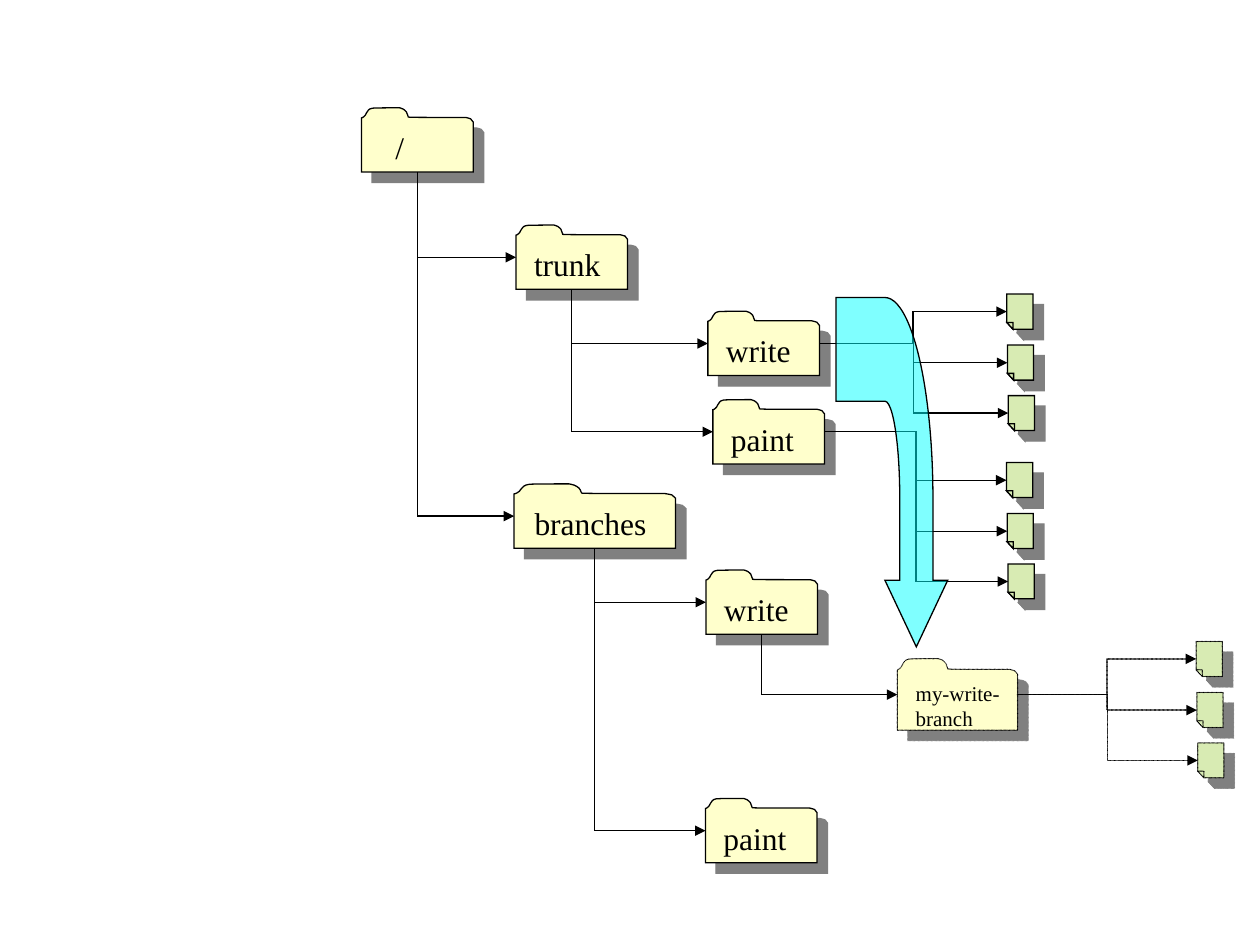
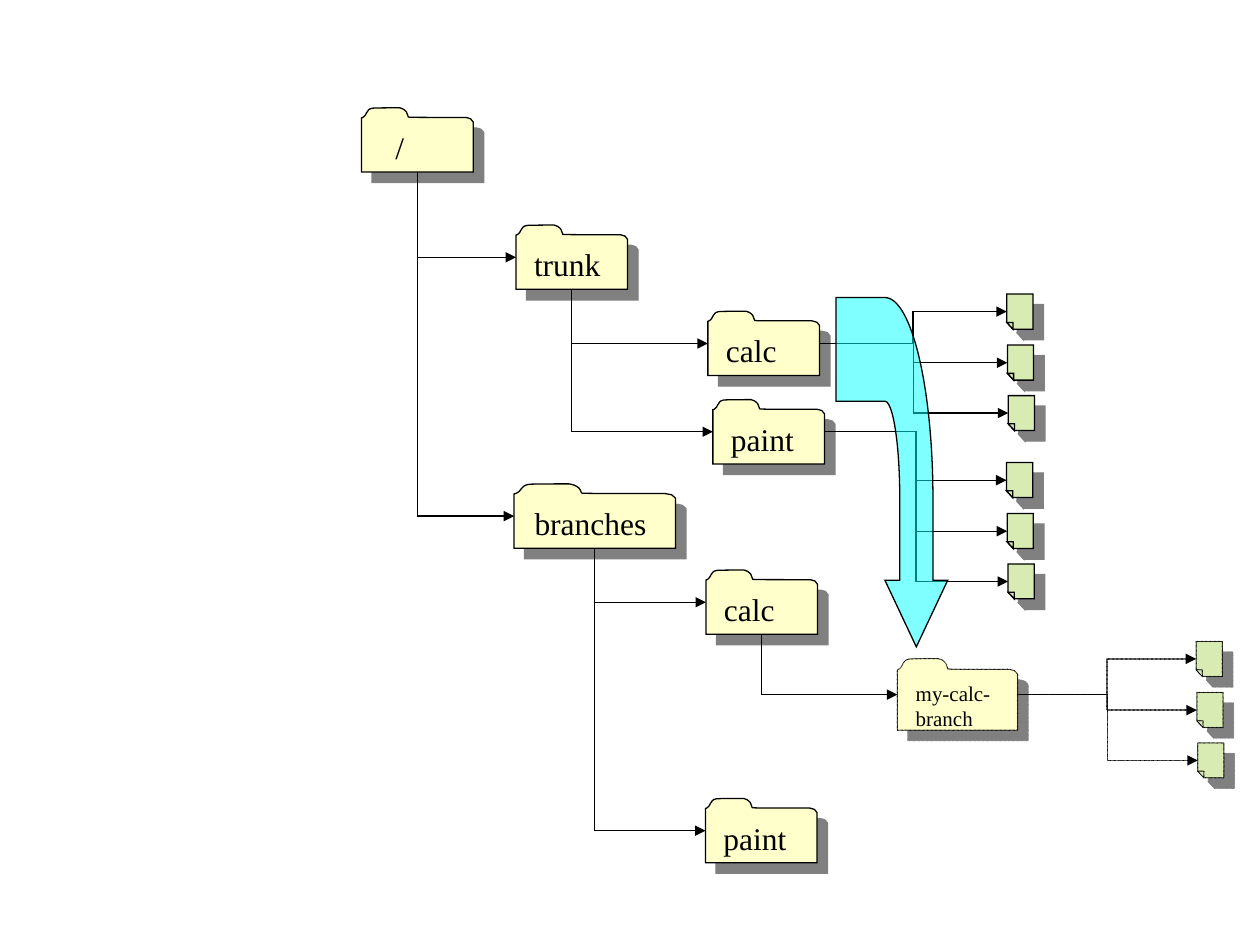
Before and after one commit to wuzhouhui/svnbook-zh, a slide deck: slide 3 of src/book/book/images/branches.ppt. Drawn at 1260x945 pixels with LibreOffice and Linux fonts; fonts in the diff are those of the drawing. Boxes give left, top, right and bottom in pixels: in the first picture for what was removed or moved away, otherwise in the second. Text is boxed around its words. In the diff, an @@ line names an element or a change of style, - is before the commit and + after.

Commit message:
Book: rename the 'write' example project to 'calc', which is less confusing.
* ch02.xml, ch04.xml:  write->calc, document.c->integer.c, search.c->button.c

* VersioningModels.ppt, branches.ppt, ch02dia6.png, ch04dia2.png,
  ch04dia3.png, ch04dia4.png:  change all diagrams to have new names (ugh)

```diff
--- a/src/book/book/images/branches.ppt
+++ b/src/book/book/images/branches.ppt
@@ text in freeform shape at <box>726,340,777,363</box>: text changed @@
-write
+calc
@@ text in freeform shape at <box>724,599,775,622</box>: text changed @@
-write
+calc
@@ text in freeform shape at <box>916,695,1000,731</box>: text changed @@
-my-write-branch
+my-calc-branch
```
Also in this commit, not shown: 2 other slides changed, 7 other files.
